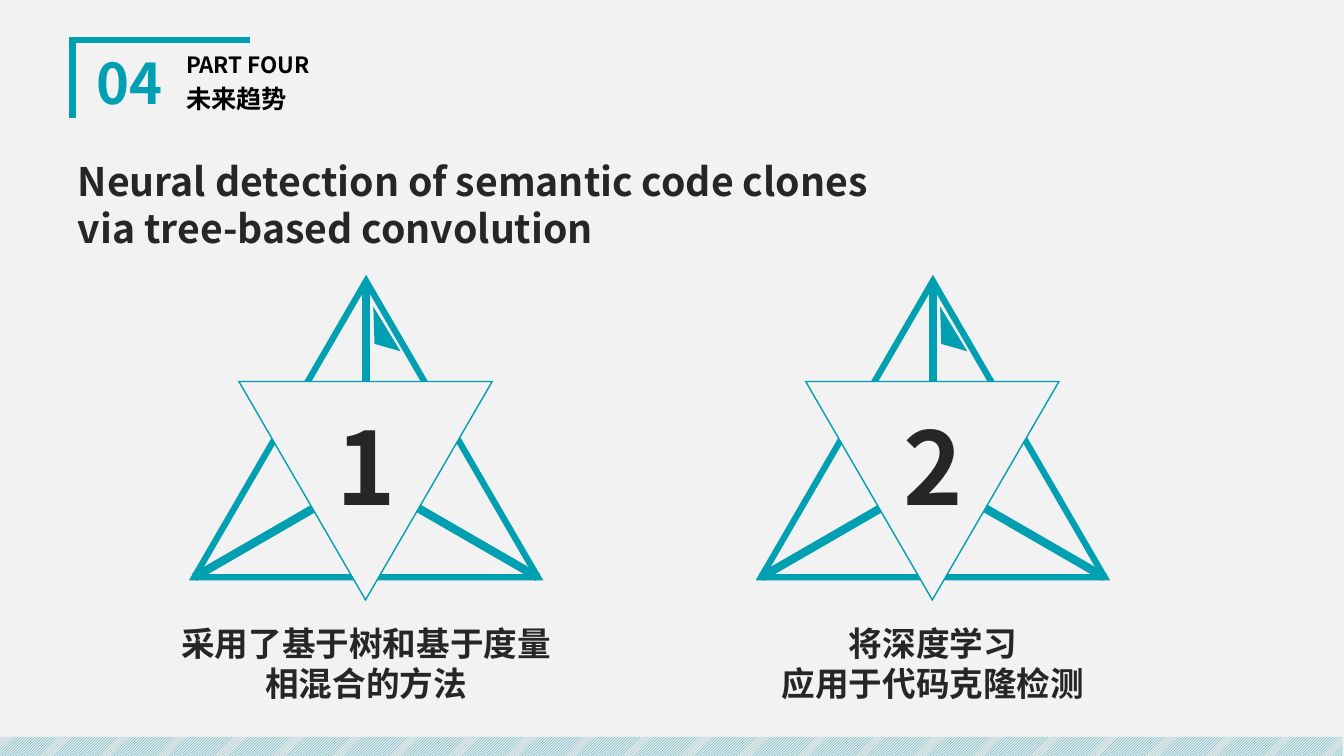
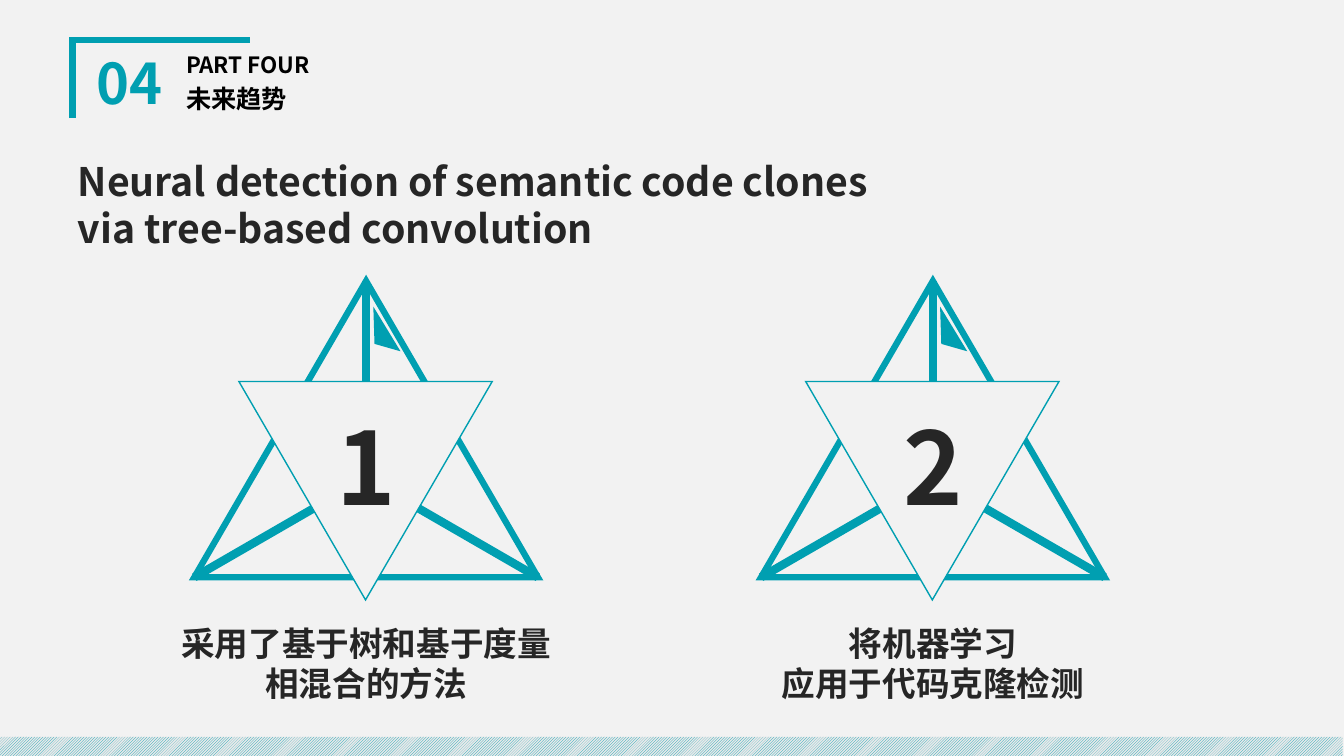
Before and after one commit to d289760860/Software_Maintenance_and_Evolution, a slide deck: slide 18 of report/DZ1933023_汤沁予.pptx. Drawn at 1344x756 pixels with LibreOffice and Linux fonts; fonts in the diff are those of the drawing. Boxes give left, top, right and bottom in pixels: in the first picture for what was removed or moved away, otherwise in the second. Text is boxed around its words. In the diff, an @@ line names an element or a change of style, - is before the commit and + after.

```diff
--- a/report/DZ1933023_汤沁予.pptx
+++ b/report/DZ1933023_汤沁予.pptx
@@ text at (x1=849, y1=627, x2=1017, y2=659): text changed @@
-将深度学习
+将机器学习
```
Also in this commit, not shown: 1 other slide changed, 9 other files.
